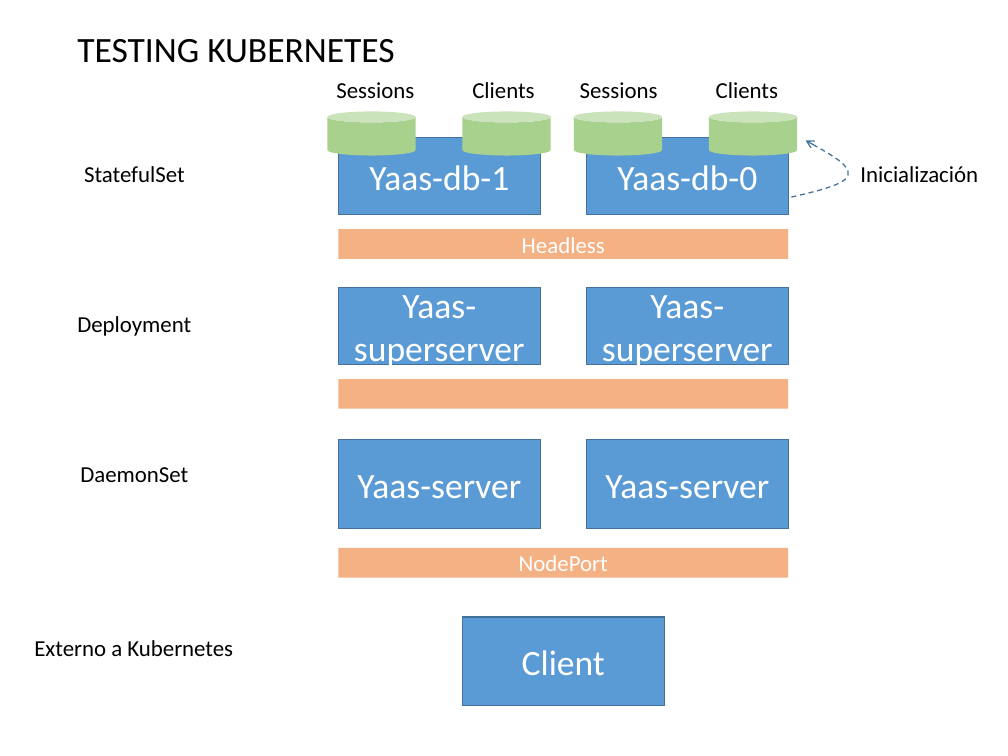
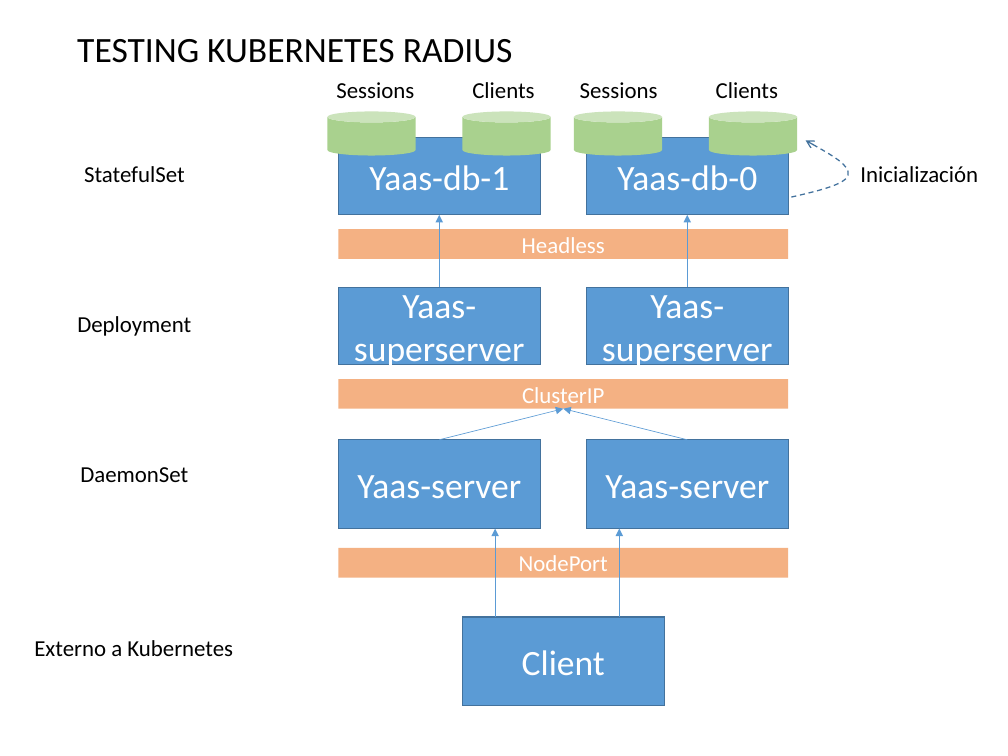
Before and after one commit to francistor/yaas, a slide deck: slide 8 of DiameterServerDesign.pptx. Drawn at 1008x756 pixels with LibreOffice and Linux fonts; fonts in the diff are those of the drawing. Boxes give left, top, right and bottom in pixels: in the first picture for what was removed or moved away, otherwise in the second. Text is boxed around its words. In the diff, an @@ line names an element or a change of style, - is before the commit and + after.

```diff
--- a/DiameterServerDesign.pptx
+++ b/DiameterServerDesign.pptx
@@ text at [77, 39, 513, 63]: text changed @@
-TESTING KUBERNETES
+TESTING KUBERNETES RADIUS
@@ arrow added from (439, 287) to (439, 215), #5B9BD5 0.5 pt @@
@@ arrow added from (688, 287) to (688, 215), #5B9BD5 0.5 pt @@
@@ text in rectangle at [522, 387, 604, 409]: text added @@
+ClusterIP
@@ arrow added from (439, 440) to (563, 409), #5B9BD5 0.5 pt @@
@@ arrow added from (688, 440) to (563, 409), #5B9BD5 0.5 pt @@
@@ arrow added from (496, 617) to (496, 529), #5B9BD5 0.5 pt @@
@@ arrow added from (619, 617) to (619, 529), #5B9BD5 0.5 pt @@
```
Also in this commit, not shown: 1 slide added, 13 other files.
